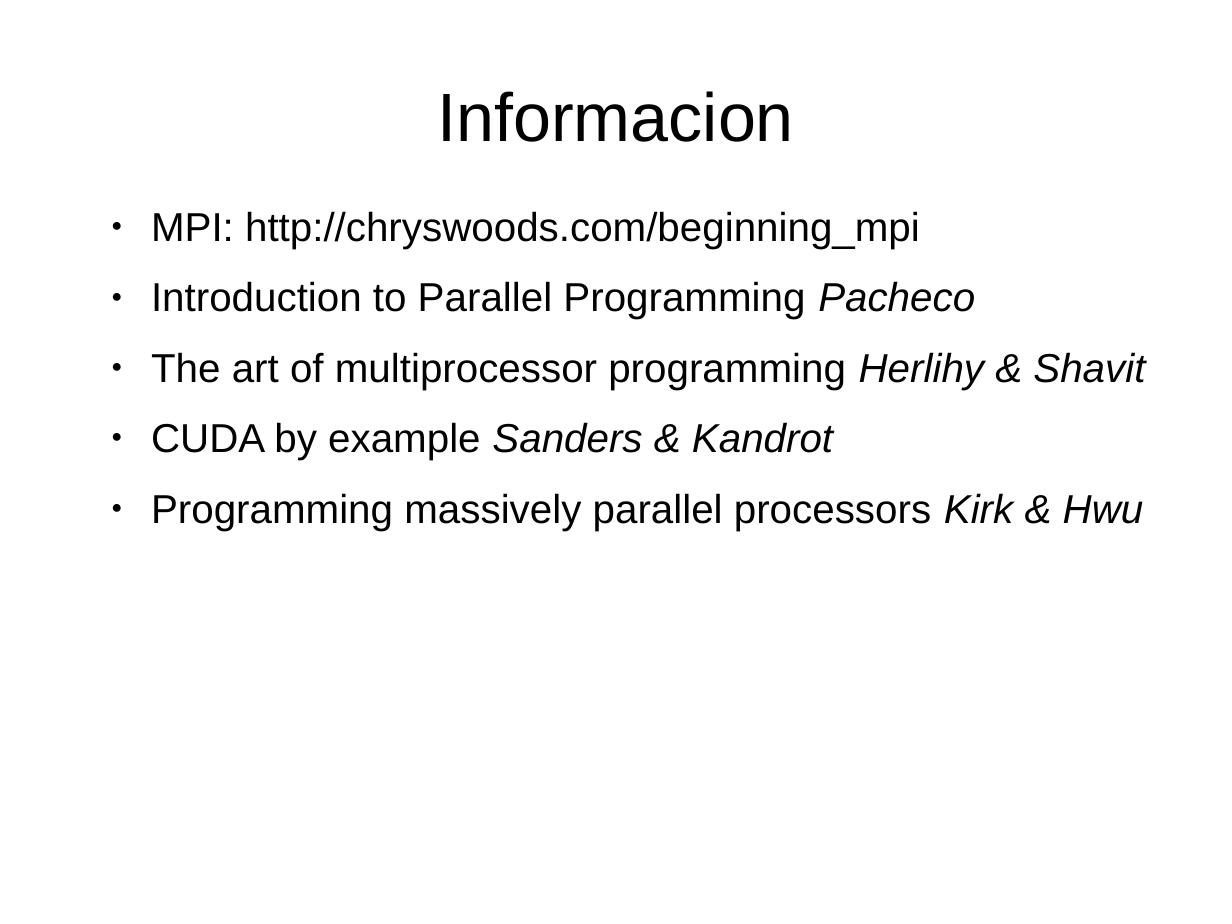
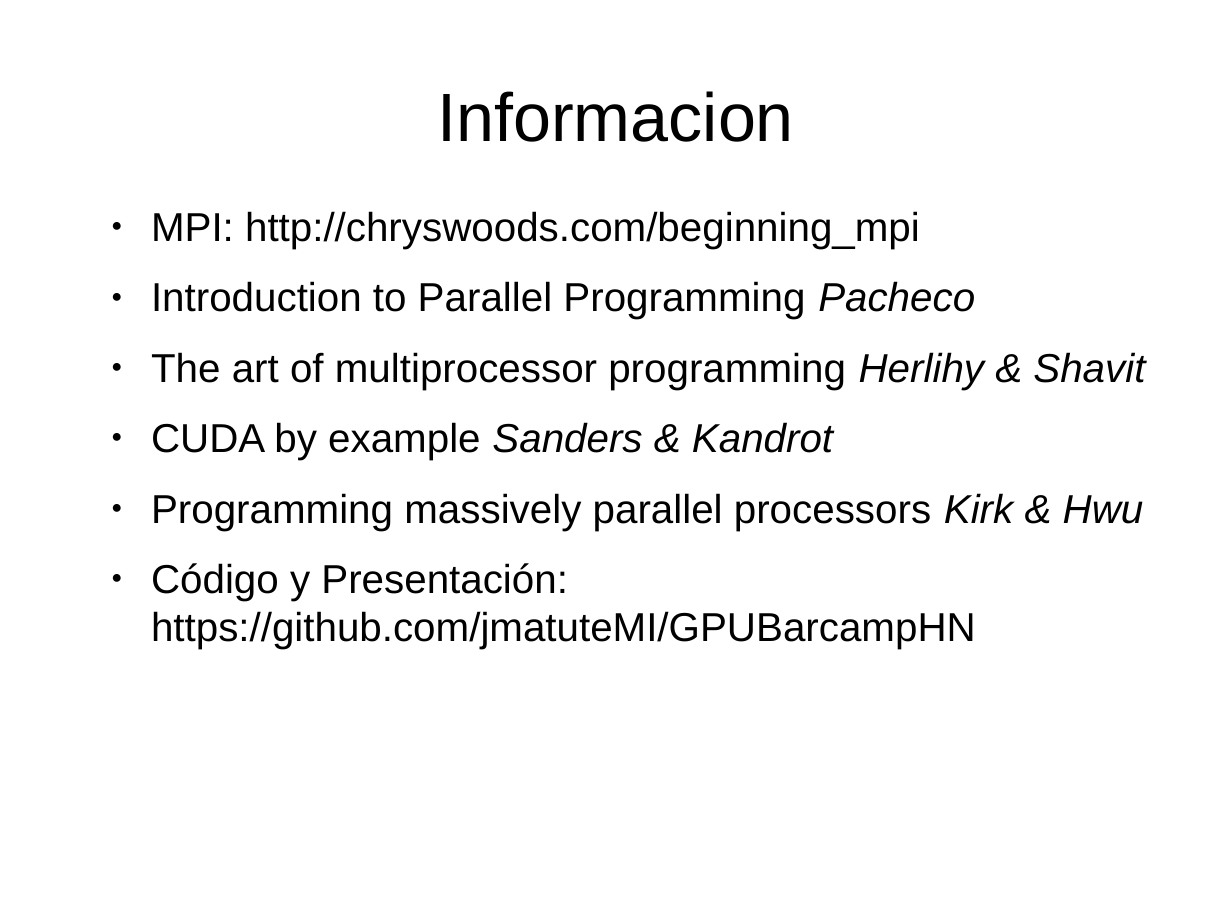
Before and after one commit to jmatuteMI/GPUBarcampHN, a slide deck: slide 14 of pres.odp. Drawn at 1232x924 pixels with LibreOffice and Linux fonts; fonts in the diff are those of the drawing; background and template pictures are left out. Boxes give left, top, right and bottom in pixels: in the first picture for what was removed or moved away, otherwise in the second. Text is boxed around its words. In the diff, an @@ line names an element or a change of style, - is before the commit and + after.

```diff
--- a/pres.odp
+++ b/pres.odp
@@ text at (151, 563, 976, 649): paragraph added @@
+● Código y Presentación: https://github.com/jmatuteMI/GPUBarcampHN
```
Also in this commit, not shown: 1 other file.
